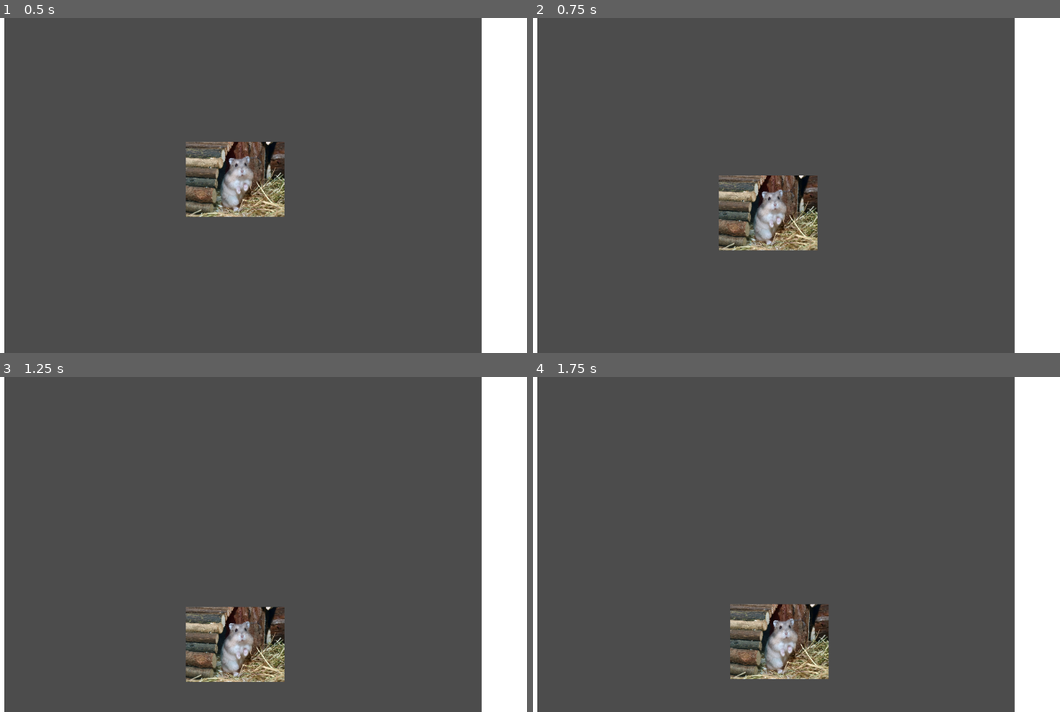
Above: before the commit, frames 1-4 (two rows, left to right).
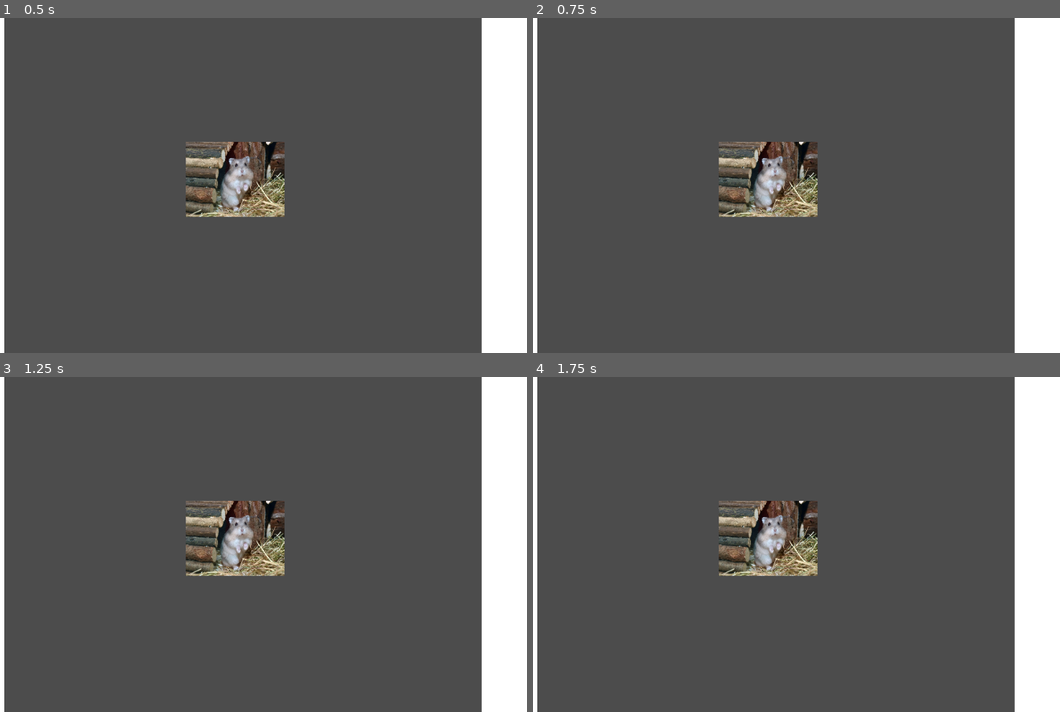
Above: after the commit, the same moments.

Repository: AleeSaanta/Alejandro-1-juego
Game: Godot game, scene res://Escena/PantallaPrincipaSprite.tscn
Two runs of this game, one before a commit and one after it. Both use one fixed random seed, a clock stepped at 60 frames per second and the inputs below.
Inputs:
- Up to frame 1 (0.5 s): no input
- Up to frame 2 (0.75 s): tap Enter at 0.5 s; hold S (abaix) from 0.53 s (still down)
- Up to frame 3 (1.25 s): keep holding S (abaix); tap W (adalt) at 0.8 s
- Up to frame 4 (1.75 s): release S (abaix) at 1.28 s; tap W (adalt) at 1.35 s; tap D (dreta) at 1.55 s

Frame 1 is identical in both runs. In frame 2, 5.3% of the frame differs, in the area x 35-55%, y 36-70%; in frame 3, 7.1%, in the area x 35-55%, y 36-92%; in frame 4, 7.1%.

Commit message:
Hemos puesto gravedad

Diff:
--- a/Escena/Cossos.tscn
+++ b/Escena/Cossos.tscn
@@ -1,11 +1,13 @@
-[gd_scene load_steps=3 format=2]
+[gd_scene load_steps=4 format=2]
 
 [ext_resource path="res://Imatge/Hamster-Ruso.webp" type="Texture" id=1]
+[ext_resource path="res://Escena/Personatge/Personatge.gd" type="Script" id=2]
 
 [sub_resource type="RectangleShape2D" id=1]
 extents = Vector2( 105.5, 82.5 )
 
 [node name="KinematicBody2D" type="KinematicBody2D"]
+script = ExtResource( 2 )
 
 [node name="Sprite" type="Sprite" parent="."]
 position = Vector2( 1, -1 )
--- a/Escena/Personatge/Personatge.gd
+++ b/Escena/Personatge/Personatge.gd
@@ -1,41 +1,11 @@
-extends Area2D
+extends KinematicBody2D
 
 
-# Declare member variables here. Examples:
-# var a = 2
-# var b = "text"
-var velocitat = Vector2(300,300)
-var direccio = Vector2(0, 0)
-# Called when the node enters the scene tree for the first time.
-func _ready():
-	pass #position = Vector2(500,300)
+var velocitat_base = 200
+var direccio = Vector2.DOWN
+var velocitat = Vector2.ZERO
+var gravetat = Vector2.DOWN * 980
 
-
-# Called every frame. 'delta' is the elapsed time since the previous frame.
-#func _process(delta):
-#	pass
-func _process(delta):
-	direccio = Vector2(0,0)
-	if Input.is_action_pressed("dreta"):
-		direccio += Vector2(1,0)
-	if Input.is_action_pressed("esquerra"):
-		direccio += Vector2(-1,0)
-	if Input.is_action_pressed("abaix"):
-		direccio += Vector2(0,1)
-	if Input.is_action_pressed("adalt"):
-		direccio += Vector2(0,-1)
-	position += direccio.normalized() * velocitat * delta #delta són els segons que han passat
-
-
-
-func _on_Personatge_area_entered(area):
-	if area.name == "Zona":
-		modulate = Color(1, 0, 0)
-	elif area.name == "Zona2":
-		modulate = Color(1, 0, 1)
-	area.modulate = Color(0, 1, 0)
-
-
-func _on_Personatge_area_exited(area):
-	modulate = Color(1, 1 , 1)
-	area.modulate = Color(1, 1, 1)
+func _physics_process(delta):
+	velocitat += gravetat * delta
+	move_and_slide(velocitat)
--- /dev/null
+++ b/Escena/PersonatgeTerra.tscn
@@ -0,0 +1,12 @@
+[gd_scene load_steps=3 format=2]
+
+[ext_resource path="res://Escena/Cossos.tscn" type="PackedScene" id=1]
+[ext_resource path="res://Escena/Terra.tscn" type="PackedScene" id=2]
+
+[node name="Node2D" type="Node2D"]
+
+[node name="Terra" parent="." instance=ExtResource( 2 )]
+position = Vector2( 462, 504 )
+
+[node name="KinematicBody2D" parent="." instance=ExtResource( 1 )]
+position = Vector2( 460, 106 )
--- /dev/null
+++ b/Escena/Terra.tscn
@@ -0,0 +1,17 @@
+[gd_scene load_steps=2 format=2]
+
+[sub_resource type="RectangleShape2D" id=1]
+extents = Vector2( 309.5, 53.5 )
+
+[node name="Terra" type="StaticBody2D"]
+modulate = Color( 0.419608, 1, 0.356863, 1 )
+
+[node name="ColorRect" type="ColorRect" parent="."]
+margin_left = -309.0
+margin_top = -49.0
+margin_right = 309.0
+margin_bottom = 57.0
+
+[node name="CollisionShape2D" type="CollisionShape2D" parent="."]
+position = Vector2( 0.5, 3.5 )
+shape = SubResource( 1 )
